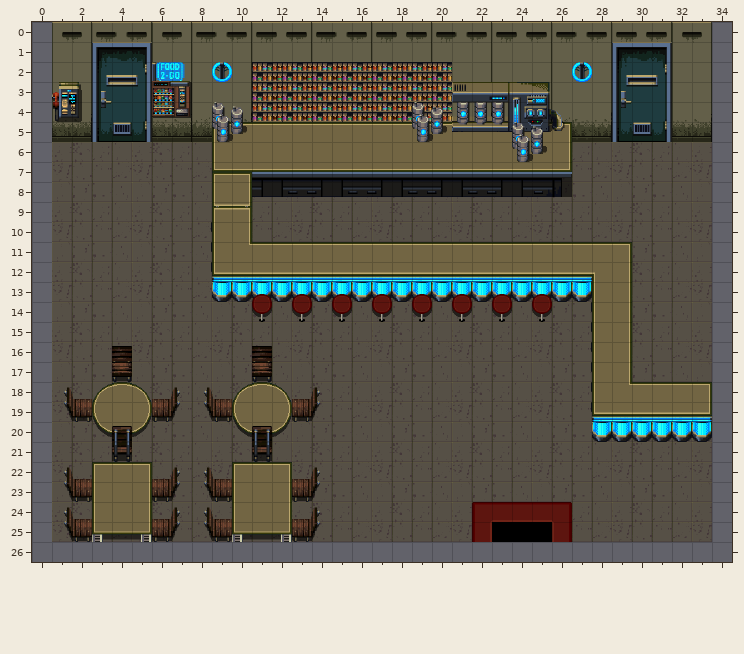
Two versions of a level (Tiled map, output/assets/maps/world_cantina_interior.tmx). The picture above is the old version.
Cells are 32x32 px. Shown: x 0..34, y 0..26.
After the commit:
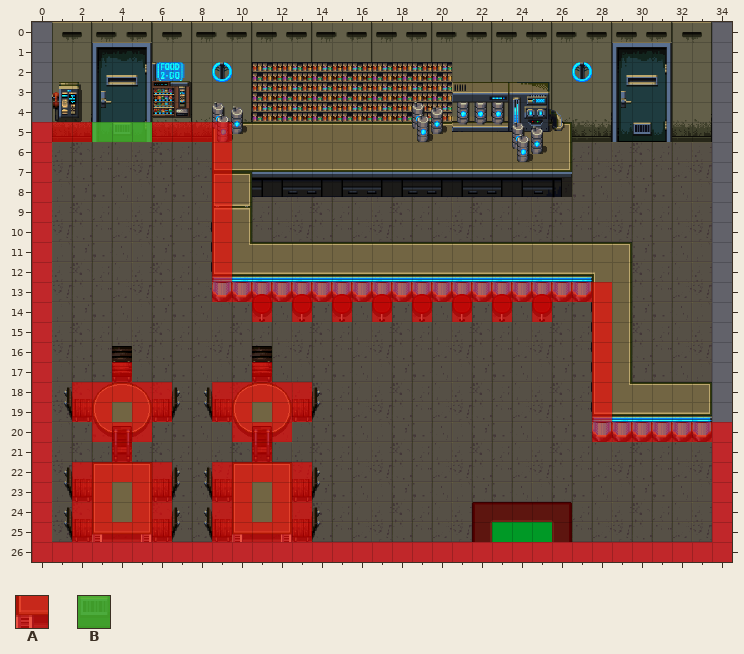
Key: from "cantina_interior": A 120, B 121.
_ is an empty cell.
Tiles of an added or newly shown layer are drawn over the layers below it.
See-through tiles are keyed as they look on the map.
Log entry: Collisions added Added collision.h in utils folder
What changed:
Layer "Collisions_Muro" (now shown):
y 5: x 0..9 __________ -> AAAAAAAAAA
y 6..12: x 0 _ -> A; x 9 _ -> A
y 13: x 0 _ -> A; x 9..28 ____________________ -> AAAAAAAAAAAAAAAAAAAA
y 14: x 0 _ -> A; x 11 _ -> A; x 13 _ -> A; x 15 _ -> A; x 17 _ -> A; x 19 _ -> A; x 21 _ -> A; x 23 _ -> A; x 25 _ -> A; x 28 _ -> A
y 15..16: x 0 _ -> A; x 28 _ -> A
y 17: x 0 _ -> A; x 4 _ -> A; x 11 _ -> A; x 28 _ -> A
y 18: x 0 _ -> A; x 2..6 _____ -> AAAAA; x 9..13 _____ -> AAAAA; x 28 _ -> A
y 19: x 0 _ -> A; x 2..3 __ -> AA; x 5..6 __ -> AA; x 9..10 __ -> AA; x 12..13 __ -> AA; x 28 _ -> A
y 20: x 0 _ -> A; x 3..5 ___ -> AAA; x 10..12 ___ -> AAA; x 28..34 _______ -> AAAAAAA
y 21: x 0 _ -> A; x 4 _ -> A; x 11 _ -> A; x 34 _ -> A
y 22: x 0 _ -> A; x 2..6 _____ -> AAAAA; x 9..13 _____ -> AAAAA; x 34 _ -> A
y 23..24: x 0 _ -> A; x 2..3 __ -> AA; x 5..6 __ -> AA; x 9..10 __ -> AA; x 12..13 __ -> AA; x 34 _ -> A
y 25: x 0 _ -> A; x 2..6 _____ -> AAAAA; x 9..13 _____ -> AAAAA; x 34 _ -> A
y 26: x 0..34 ___________________________________ -> AAAAAAAAAAAAAAAAAAAAAAAAAAAAAAAAAAA
Layer "Collisions_Door" (now shown):
y 5: x 3..5 ___ -> BBB
y 25: x 23..25 ___ -> BBB
Boxes around the changes in both pictures, in picture pixels (x1, y1, x2, y2):
added: (32, 122, 732, 562)
